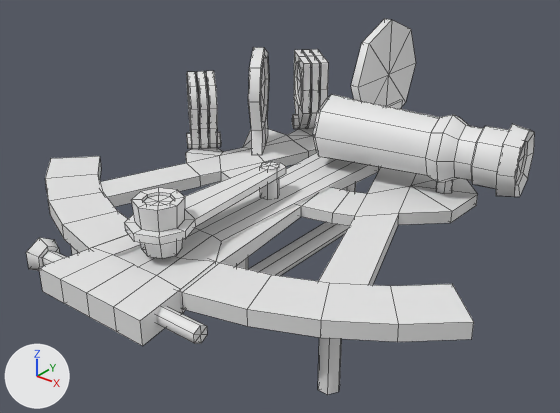
Two versions of the OBJ model The Cursed Deep/Assets/Models/Sextant.obj, one commit apart.
Camera for both pictures: a 50 mm camera at (6.72, -8.81, 6.68) aimed at (0.11, -0.56, 1.56). Lighting does not change. The marker at lower left points along +X, +Y and +Z. Mesh edges are drawn as thin lines. Objects named as collision shapes, trigger or cutter boxes, shadow casters or lower levels of detail are left out. Where no turn or scale is listed for an object, it has been applied to the vertices.

The scene before the commit, as lines of its bpy script (objects in view):
```python
me_sextant_lod0 = bpy.data.meshes.new('Sextant_LOD0')
me_sextant_lod0.from_pydata(...)  # 1011 vertices, 1087 faces; spans x -3.86..3.86, y -4.1..3.45, z 0.32..3.84
ob_sextant_lod0 = bpy.data.objects.new('Sextant_LOD0', me_sextant_lod0)
ob_sextant_lod0.location = (0.0, 0.0, 0.0)
```
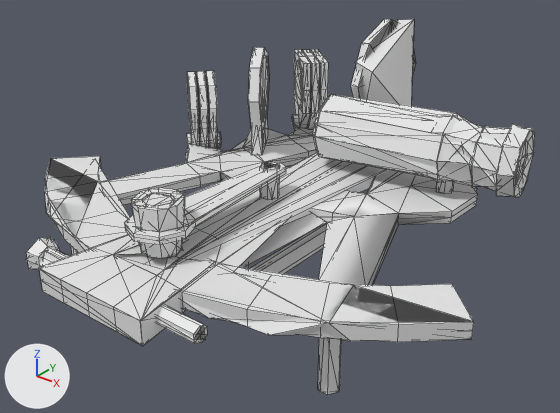
The change, as JSON lines over the scene's bpy script:
```json
{"block": "me_sextant_lod0", "where": "# used by ob_sextant_lod0; location = (0.0, 0.0, 0.0)"}
{"op": "remove", "block": "me_sextant_lod0", "code": "me_sextant_lod0.from_pydata(...)  # 1011 vertices, 1087 faces; spans x -3.86..3.86, y -4.1..3.45, z 0.32..3.84"}
{"op": "add", "block": "me_sextant_lod0", "code": "me_sextant_lod0.from_pydata(...)  # 1521 vertices, 2161 faces; spans x -3.86..3.86, y -4.1..3.45, z 0.32..3.84"}
{"block": "me_sextant_lod0", "change": "me_sextant_lod0 part 1: 510 vertices added at x -3.86..3.86, y -4.1..3.45, z 0.34..3.84"}
```

Boxes [x1, y1, x2, y2] around the edits, measured in the pictures (560 x 413 px):
```json
{"part": 1, "of": "me_sextant_lod0", "change": "added", "after": [26, 19, 534, 392]}
```
